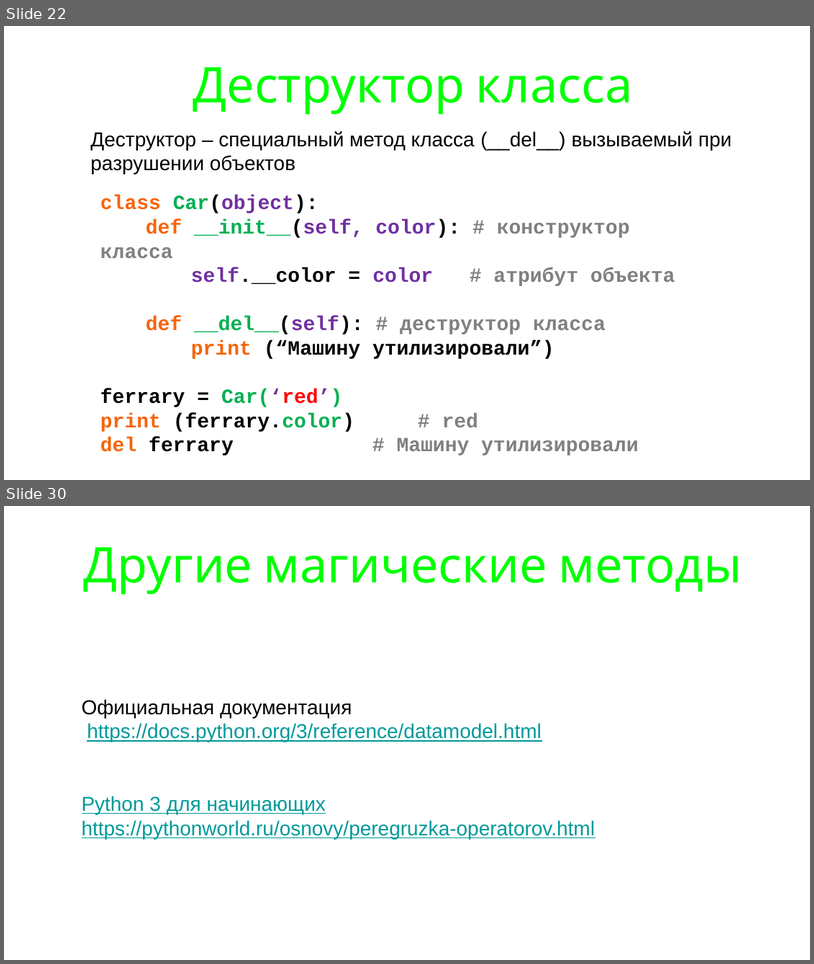
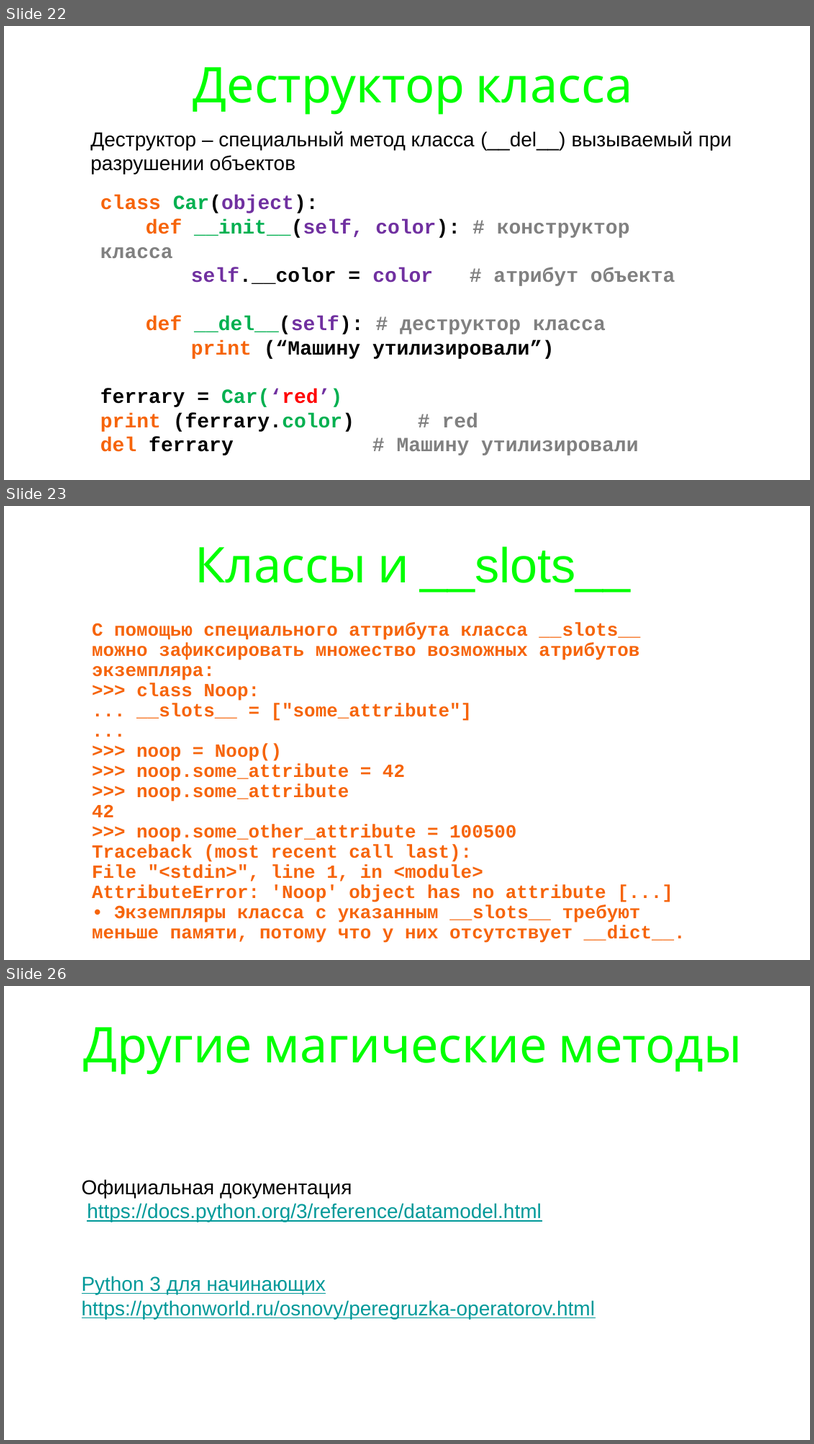
Before and after one commit to maxchv/LearnPython, a slide deck: week08/oop.pptx. Shown one above the other, each under a label of ours: slides 22 and 30 before the commit, slides 22, 23 and 26 after it; the slides between them are not shown. The pictures are 814x964 and 814x1444 pixels, drawn with LibreOffice and Linux fonts; fonts in the diff are those of the drawing. Boxes give left, top, right and bottom in pixels: in the first picture for what was removed or moved away, otherwise in the second. Text is boxed around its words. In the diff, an @@ line names an element or a change of style, - is before the commit and + after.

```diff
--- a/week08/oop.pptx
+++ b/week08/oop.pptx
@@ slide 23 added at <box>4,506,810,960</box>, background #FFFFFF @@
@@ title added at <box>195,546,631,591</box>, 78 pt, text #00FF00 @@
+Классы и __slots__
@@ text added at <box>92,622,686,942</box>, 29.6 pt, text #F6640A, bold @@
+С помощью специального аттрибута класса __slots__
+можно зафиксировать множество возможных атрибутов
+экземпляра:
+>>> class Noop:
+... __slots__ = ["some_attribute"]
+...
+>>> noop = Noop()
+>>> noop.some_attribute = 42
+>>> noop.some_attribute
+42
+>>> noop.some_other_attribute = 100500
+Traceback (most recent call last):
+File "<stdin>", line 1, in <module>
+AttributeError: 'Noop' object has no attribute [...]
+• Экземпляры класса с указанным __slots__ требуют
+меньше памяти, потому что у них отсутствует __dict__.
@@ what was slide 30 is now slide 26 @@
```
Also in this commit, not shown: 1 slide changed, 2 other slides added, 7 slides removed, 5 other files.
